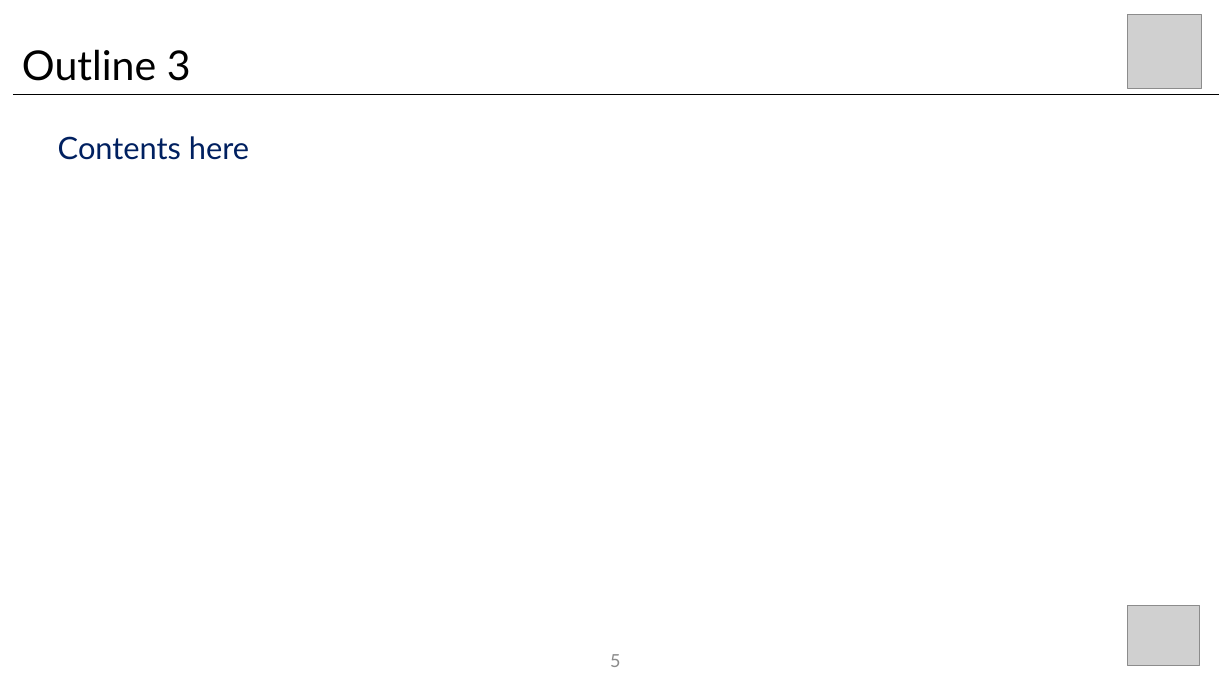
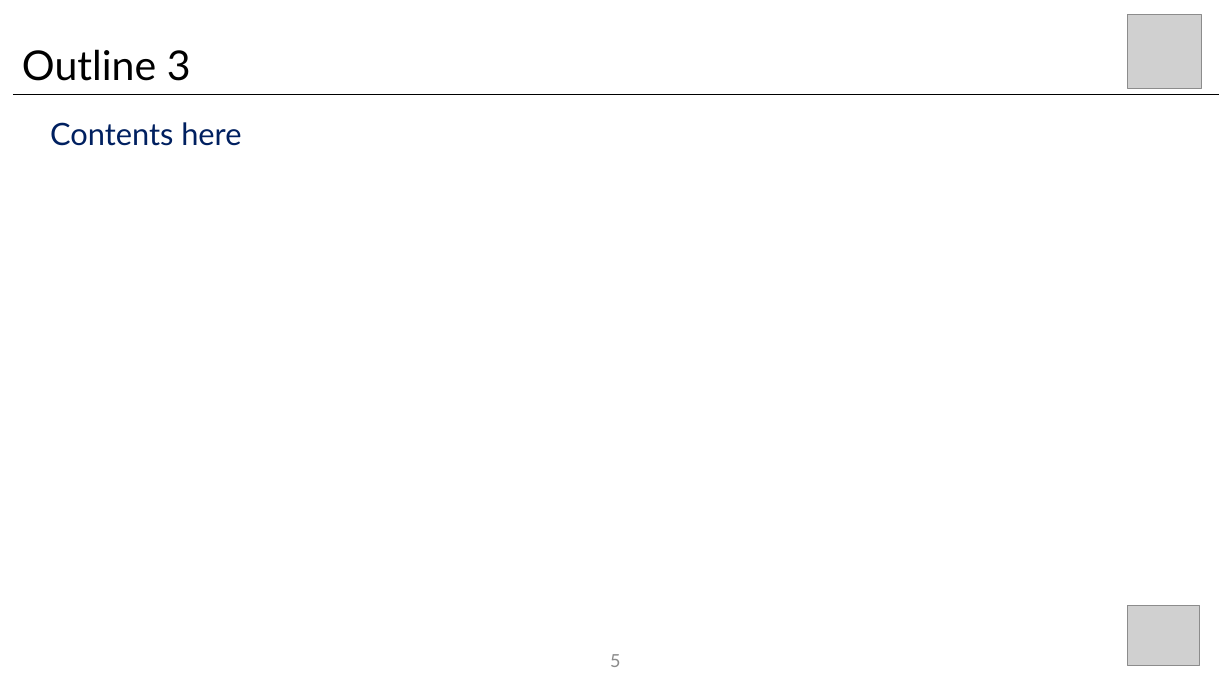
Before and after one commit to wangyi111/Building-Vectorization-3D, a slide deck: slide 5 of assets/reports/YYYYMMDD_template.pptx. Drawn at 1232x693 pixels with LibreOffice and Linux fonts; fonts in the diff are those of the drawing; grey boxes stand for pictures. Boxes give left, top, right and bottom in pixels: in the first picture for what was removed or moved away, otherwise in the second. Text is boxed around its words. In the diff, an @@ line names an element or a change of style, - is before the commit and + after.

```diff
--- a/assets/reports/YYYYMMDD_template.pptx
+++ b/assets/reports/YYYYMMDD_template.pptx
@@ text "Contents here": place and size @@
-text "Contents here" at <box>58,136,249,160</box>
+text "Contents here" at <box>50,122,241,146</box>
```
Also in this commit, not shown: 4 other slides changed, 3 other files.
